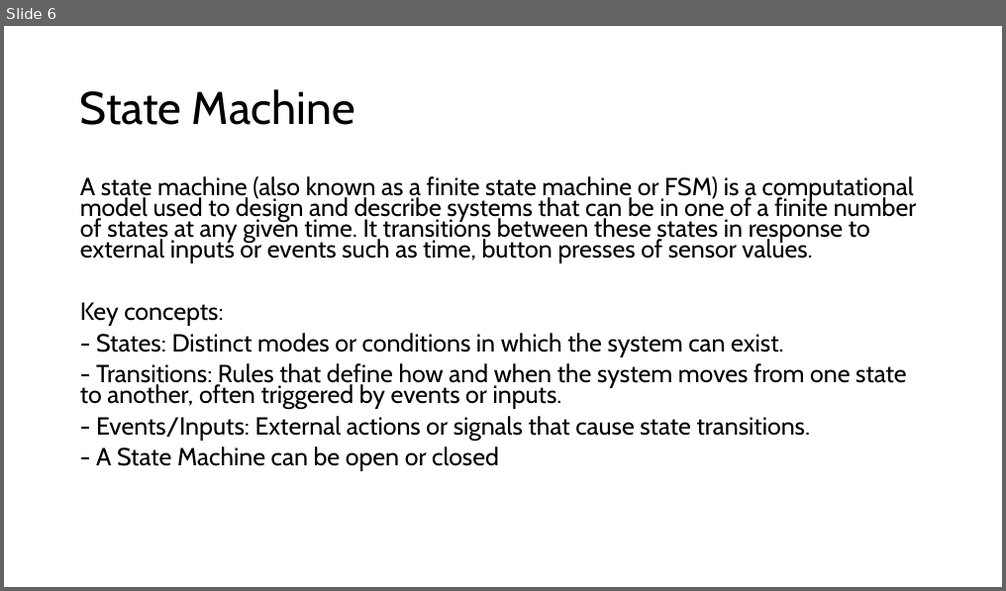
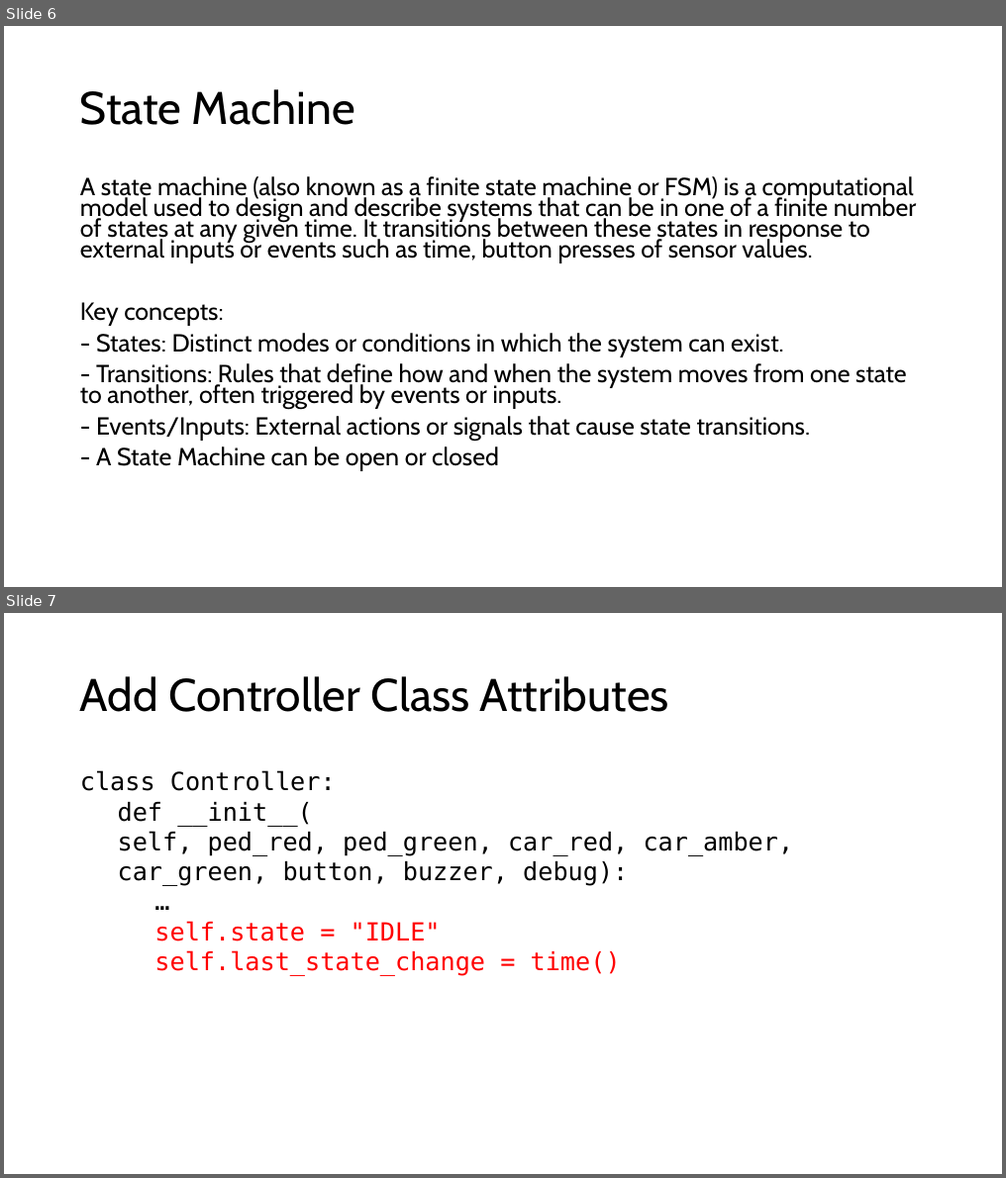
Before and after one commit to TempeHS/MicroPython_OOP_Pi_Pico_Mini_Project_Source, a slide deck: tutorials/presentations/Lecture7.pptx. Shown one above the other, each under a label of ours: slide 6 before the commit, slides 6 and 7 after it. The pictures are 1006x591 and 1006x1178 pixels, drawn with LibreOffice and Linux fonts; fonts in the diff are those of the drawing. Boxes give left, top, right and bottom in pixels: in the first picture for what was removed or moved away, otherwise in the second. Text is boxed around its words. In the diff, an @@ line names an element or a change of style, - is before the commit and + after.

```diff
--- a/tutorials/presentations/Lecture7.pptx
+++ b/tutorials/presentations/Lecture7.pptx
@@ slide 7 added at bbox=[4, 613, 1002, 1174], background #FFFFFF @@
@@ title added at bbox=[80, 676, 669, 712], 44 pt, text #000000 @@
+Add Controller Class Attributes
@@ text added at bbox=[80, 770, 794, 976], 24 pt, text #000000 @@
+class Controller:
+  def __init__(
+  self, ped_red, ped_green, car_red, car_amber, car_green, button, buzzer, debug):
+    …
+    self.state = "IDLE"
+    self.last_state_change = time()
```
Also in this commit, not shown: 1 slide changed, 7 other slides added, 1 slide removed, 16 other files.
